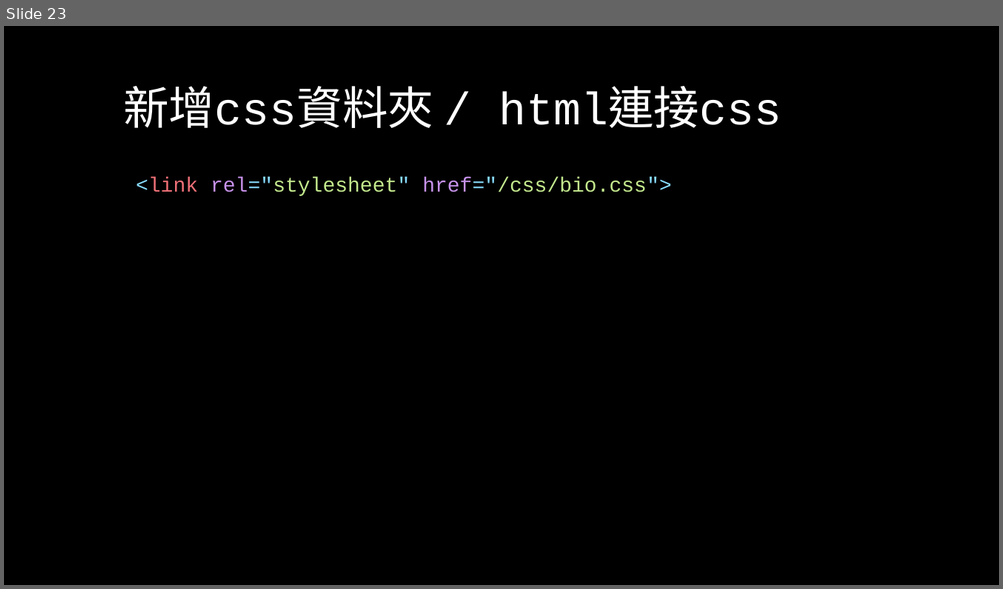
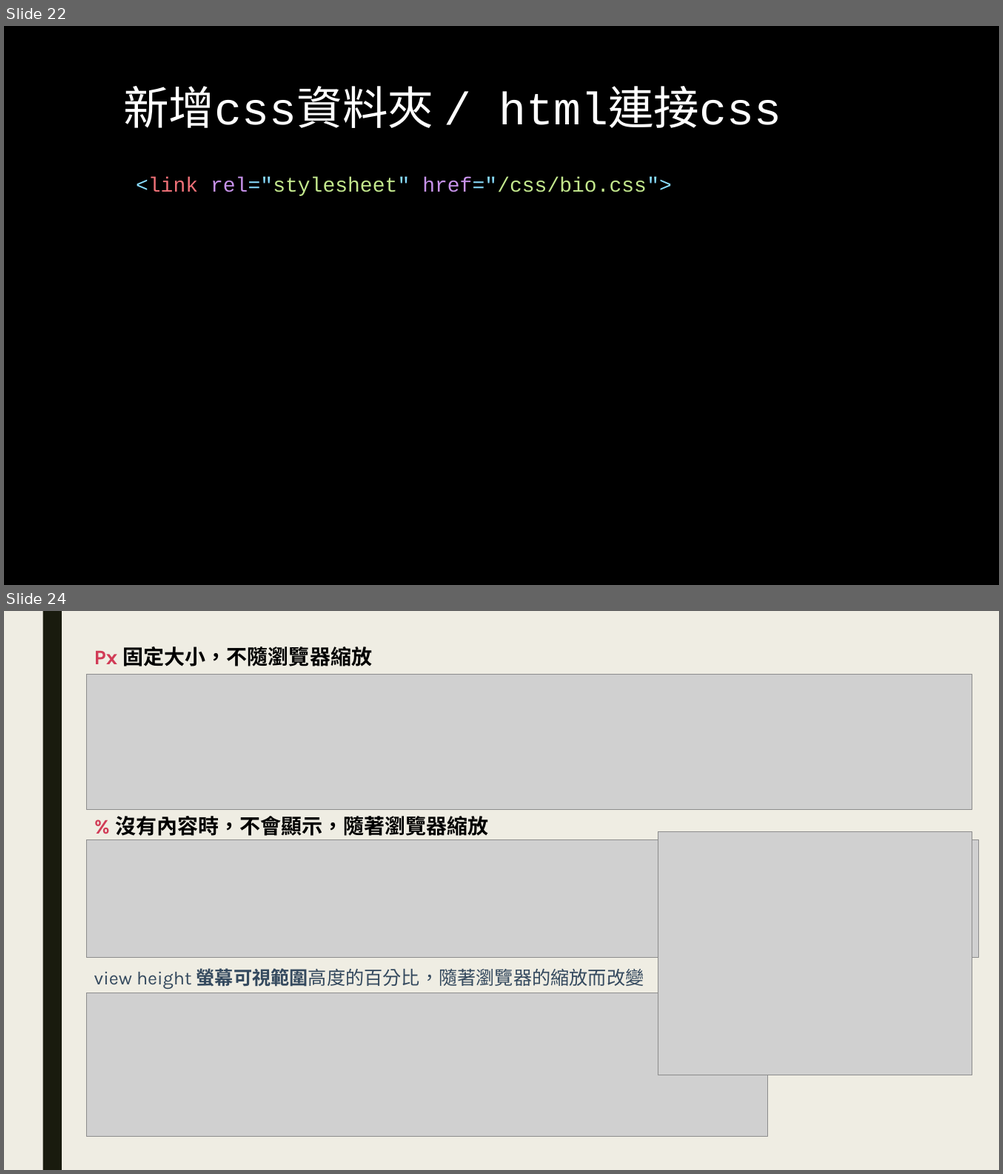
Before and after one commit to Alicexdcw/FrontEndTutorial, a slide deck: sidle-project-porfit.pptx. Shown one above the other, each under a label of ours: slide 23 before the commit, slides 22 and 24 after it; the slides between them are not shown. The pictures are 1003x589 and 1003x1174 pixels, drawn with LibreOffice and Linux fonts; fonts in the diff are those of the drawing; grey boxes stand for pictures. Boxes give left, top, right and bottom in pixels: in the first picture for what was removed or moved away, otherwise in the second. Text is boxed around its words. In the diff, an @@ line names an element or a change of style, - is before the commit and + after.

```diff
--- a/sidle-project-porfit.pptx
+++ b/sidle-project-porfit.pptx
@@ slide 24 added at bbox=[4, 611, 999, 1170], background #EFEDE3; not listed: 1 template element that a slide beside it also shows @@
@@ text added at bbox=[94, 647, 372, 667], 20 pt, text #000000, bold @@
+Px 固定大小，不隨瀏覽器縮放
@@ picture added at bbox=[87, 675, 972, 809] @@
@@ text added at bbox=[115, 816, 489, 836], 20 pt, text #000000, bold @@
+% 沒有內容時，不會顯示，隨著瀏覽器縮放
@@ picture added at bbox=[658, 832, 973, 1076] @@
@@ picture added at bbox=[87, 840, 979, 958] @@
@@ text added at bbox=[94, 968, 644, 989], 18 pt, text #34495E @@
+view height 螢幕可視範圍高度的百分比，隨著瀏覽器的縮放而改變
@@ picture added at bbox=[87, 993, 767, 1137] @@
@@ what was slide 23 is now slide 22 @@
```
Also in this commit, not shown: 1 slide changed, 3 other slides added, 2 slides removed, 1 other file.
